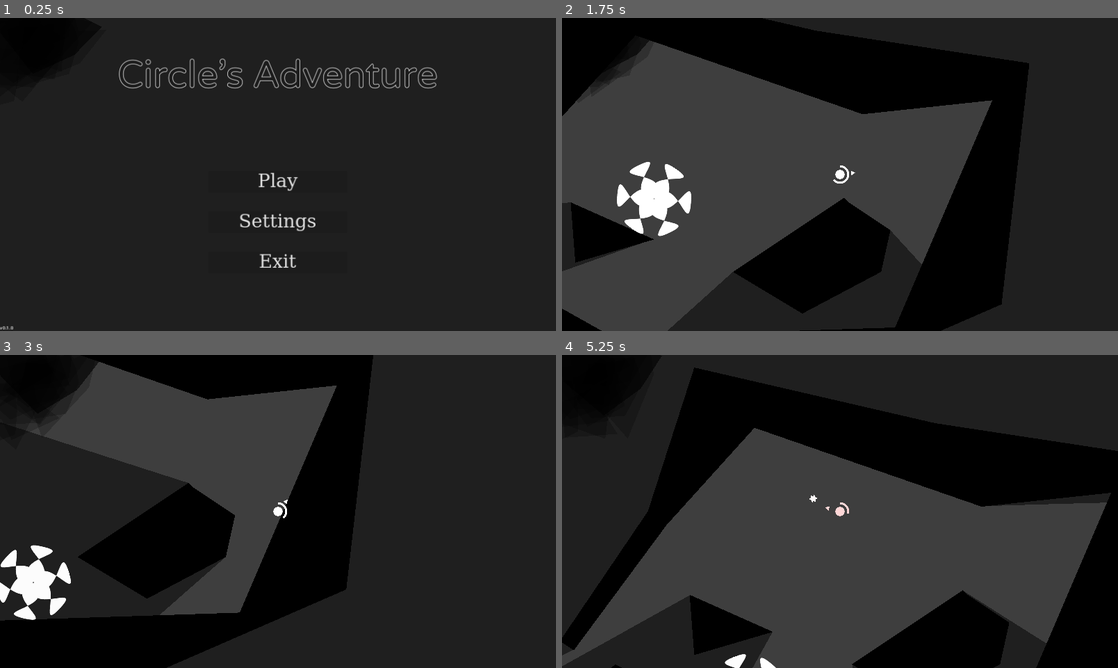
Above: before the commit, frames 1-4 (two rows, left to right).
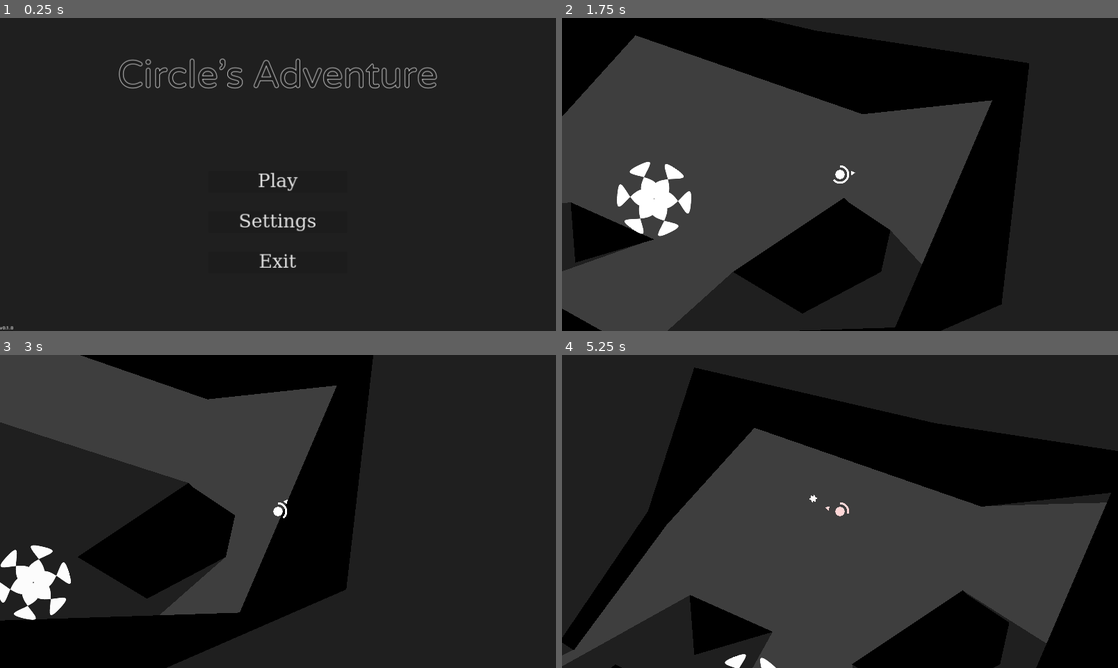
Above: after the commit, the same moments.

Repository: Quicksilver151/Circles-Adventure
Game: Godot game, scene res://Scenes/Menu.tscn
Two runs of this game, one before a commit and one after it. Both use one fixed random seed, a clock stepped at 60 frames per second and the inputs below.
Inputs (mouse positions are in pixels of both pictures, inside the frame that each line leads up to):
- Up to frame 1 (0.25 s): no input
- Up to frame 2 (1.75 s): click "Play" at 0.5 s; tap Enter (ui_accept) at 1.25, 1.52 s; move the mouse to (962, 158) at 1.27 s; hold Right (ui_right) from 1.28 s (still down); hold Shift (a_dash) from 1.28 s (still down)
- Up to frame 3 (3 s): move the mouse to (166, 527) at 2.02 s; release Right (ui_right) at 2.03 s; release Shift (a_dash) at 2.03 s; hold Down (ui_down) 2.03-2.78 s; tap Space (a_shoot) at 2.1 s; tap Enter (ui_accept) at 2.27 s; move the mouse to (333, 442) at 2.77 s; hold Right (ui_right) from 2.78 s (still down); hold Shift (a_dash) from 2.78 s (still down)
- Up to frame 4 (5.25 s): move the mouse to (812, 574) at 3.52 s; release Right (ui_right) at 3.53 s; release Shift (a_dash) at 3.53 s; hold Up (ui_up) 3.53-4.28 s; tap Space (a_shoot) at 3.6, 5.1 s; tap Enter (ui_accept) at 3.77, 4.52 s; move the mouse to (1006, 558) at 4.27 s; hold Shift (a_dash) 4.28-5.03 s; hold Left (ui_left) from 4.28 s (still down); move the mouse to (673, 464) at 5.02 s

The runs differ from the first frame. In frame 1, 2.1% of the frame differs, in the area x 0-14%, y 0-20%; in frame 2, 0.6%; in frame 3, 3.1%, in the area x 0-18%, y 0-24%; in frame 4, 2.2%.

Commit message:
very badly performing code for particles

Diff:
--- /dev/null
+++ b/Components/CustomParticles.gd
@@ -0,0 +1,16 @@
+extends Polygon2D
+class_name CustomParticles
+
+
+@export var particle_instance:PackedScene
+
+func _ready():
+	if !visible:
+		return
+
+	for i in polygon.size():
+		var particle = particle_instance.instantiate()
+		particle.position = polygon[i]
+		particle.rotation = i*PI
+		print(particle.rotation)
+		add_child(particle)
--- a/Objects/ObjectAssets/BGLayer.tscn
+++ b/Objects/ObjectAssets/BGLayer.tscn
@@ -1,29 +1,7 @@
-[gd_scene load_steps=6 format=3 uid="uid://bc3wbtkvrc7u3"]
+[gd_scene load_steps=7 format=3 uid="uid://bc3wbtkvrc7u3"]
 
-[sub_resource type="GDScript" id="GDScript_qobs4"]
-script/source = "extends CanvasLayer
-
-
-@onready var polygons_nodes = get_children()
-
-func _physics_process(delta):
-
-	for i in range(polygons_nodes.size()):
-		var node = polygons_nodes[i]
-		var x:int
-
-		match i%4:
-			0: x = 8
-			1: x = 2
-			2: x = -2
-			3: x = -8
-
-
-		node.rotation += (delta * x *0.02)
-
-
-
-"
+[ext_resource type="Script" path="res://Components/CustomParticles.gd" id="1_exxo5"]
+[ext_resource type="PackedScene" uid="uid://6olf1ngk7u4t" path="res://Objects/ObjectAssets/WarpedParticles.tscn" id="2_kupcg"]
 
 [sub_resource type="Gradient" id="Gradient_o04am"]
 offsets = PackedFloat32Array(0, 0.183673, 0.765306, 1)
@@ -64,74 +42,6 @@
 grow_vertical = 2
 mouse_filter = 2
 color = Color(0.121569, 0.121569, 0.121569, 1)
-
-[node name="Node2D" type="CanvasLayer" parent="."]
-script = SubResource("GDScript_qobs4")
-
-[node name="Polygon2D1" type="Polygon2D" parent="Node2D"]
-modulate = Color(0, 0, 0, 0.219608)
-position = Vector2(112, 80)
-polygon = PackedVector2Array(-48, -64, 0, -96, 32, -64, 96, -64, 96, 32, 32, 96, -64, 80, -32, 16)
-
-[node name="Polygon2D2" type="Polygon2D" parent="Node2D"]
-modulate = Color(0, 0, 0, 0.219608)
-position = Vector2(144, 96)
-polygon = PackedVector2Array(-64, -64, 0, -64, 80, -112, 112, -64, 128, -16, 96, 96, -16, 128, -80, 80, -64, -32)
-
-[node name="Polygon2D3" type="Polygon2D" parent="Node2D"]
-modulate = Color(0, 0, 0, 0.615686)
-position = Vector2(208, 48)
-polygon = PackedVector2Array(-16, -96, 144, -16, 48, 80, -96, 144, -208, 0, -208, -48, -272, -128, -112, -128)
-
-[node name="Polygon2D4" type="Polygon2D" parent="Node2D"]
-modulate = Color(0, 0, 0, 0.219608)
-position = Vector2(192, 64)
-polygon = PackedVector2Array(-112, -96, -32, -80, 64, -80, 80, -16, 176, -16, 80, 96, 5.88556, 122.469, -144, 176, -128, 48, -192, -32)
-
-[node name="Polygon2D5" type="Polygon2D" parent="Node2D"]
-modulate = Color(0, 0, 0, 0.219608)
-position = Vector2(48, 208)
-polygon = PackedVector2Array(-64, 0, -16, -160, 48, -80, 144, -64, 32, 80, -32, 32, -112, 48)
-
-[node name="Polygon2D6" type="Polygon2D" parent="Node2D"]
-modulate = Color(0, 0, 0, 0.219608)
-position = Vector2(48, 128)
-polygon = PackedVector2Array(-96, -64, 144, -144, 128, -48, 160, 0, 0, 96, -48, 64, -128, 32, -144, -32)
-
-[node name="Polygon2D7" type="Polygon2D" parent="Node2D"]
-modulate = Color(0, 0, 0, 0.219608)
-position = Vector2(-64, 240)
-polygon = PackedVector2Array(-112, -112, -144, 0, -16, 32, -16, 80, 112, 48, 128, -32, 128, -128, 0, -144, -48, -112)
-
-[node name="Polygon2D8" type="Polygon2D" parent="Node2D"]
-modulate = Color(0, 0, 0, 0.219608)
-position = Vector2(48, 80)
-polygon = PackedVector2Array(-128, -64, -144, 64, 32, 64, 160, 112, 176, -16, 240, -112, 48, -96, -48, -176, -64, -96)
-
-[node name="Polygon2D9" type="Polygon2D" parent="Node2D"]
-modulate = Color(0, 0, 0, 0.219608)
-position = Vector2(96, 112)
-polygon = PackedVector2Array(-176, -96, -160, -16, -176, 80, -48, 80, 96, 96, 128, -48, 64, -80, -16, -128, -80, -96)
-
-[node name="Polygon2D10" type="Polygon2D" parent="Node2D"]
-modulate = Color(0, 0, 0, 0.219608)
-position = Vector2(112, 64)
-polygon = PackedVector2Array(-96, -48, -64, 48, 48, 32, 128, 0, 128, -80, 32, -64, -16, -160, -80, -144, -160, -112, -160, -32)
-
-[node name="Polygon2D11" type="Polygon2D" parent="Node2D"]
-modulate = Color(0, 0, 0, 0.219608)
-position = Vector2(80, 16)
-polygon = PackedVector2Array(-64, -112, 80, -96, 64, -32, 240, 0, 32, 224, -160, 208, -224, 128, -176, 16, -224, -112)
-
-[node name="Polygon2D12" type="Polygon2D" parent="Node2D"]
-modulate = Color(0, 0, 0, 0.219608)
-position = Vector2(0, 48)
-polygon = PackedVector2Array(-48, -96, 0, -160, 48, -128, 144, -112, 240, -112, 224, 16, 128, 128, -80, 272, -240, -112)
-
-[node name="Polygon2D13" type="Polygon2D" parent="Node2D"]
-modulate = Color(0, 0, 0, 0.219608)
-position = Vector2(-32, 32)
-polygon = PackedVector2Array(-80, 0, -80, 48, -128, 160, -64, 192, 128, 48, 208, -80, 112, -144, -112, -80)
 
 [node name="ParallaxBackground" type="ParallaxBackground" parent="."]
 layer = -1
@@ -233,3 +143,12 @@
 
 [node name="WorldEnvironment" type="WorldEnvironment" parent="."]
 environment = SubResource("Environment_bkenv")
+
+[node name="CanvasLayer" type="CanvasLayer" parent="."]
+visible = false
+
+[node name="CustomParticles2" type="Polygon2D" parent="CanvasLayer"]
+color = Color(1, 1, 1, 0)
+polygon = PackedVector2Array(96, 128, 32, 16, 192, 64, 304, 16, 416, 32, 576, 32, 688, 16, 880, 16, 992, 32, 1088, 48, 1200, 16, 1296, 32, 1424, 0, 1520, 16, 1632, 16, 1712, 64, 1792, 48, 1888, 80, 1792, 160, 1872, 176, 1888, 240, 1904, 336, 1888, 480, 1872, 576, 1888, 656, 1888, 768, 1888, 880, 1792, 912, 1712, 960, 1824, 1040, 1680, 1072, 1552, 1104, 1424, 1120, 1216, 1104, 1040, 1104, 880, 1104, 688, 1104, 544, 1088, 368, 1088, 240, 1088, 128, 1040, 16, 1008, 160, 944, 48, 896, 16, 800, 0, 656, 16, 496, -16, 320, -16, 224, 0, 96)
+script = ExtResource("1_exxo5")
+particle_instance = ExtResource("2_kupcg")
--- /dev/null
+++ b/Objects/ObjectAssets/WarpedParticles.tscn
@@ -0,0 +1,101 @@
+[gd_scene load_steps=2 format=3 uid="uid://6olf1ngk7u4t"]
+
+[sub_resource type="GDScript" id="GDScript_qobs4"]
+script/source = "extends Node2D
+
+
+@onready var polygons_nodes = get_children()
+var offsets = []
+
+func _ready():
+	for i in polygons_nodes:
+		offsets.append(randi()%4)
+
+func _physics_process(delta):
+
+	for i in range(polygons_nodes.size()):
+		var node = polygons_nodes[i]
+
+		var y:int = offsets[i]
+		var x:int
+
+		match y%4:
+			0: x = 8
+			1: x = 2
+			2: x = -2
+			3: x = -8
+
+
+		node.rotation += (delta * x *0.02)
+
+
+
+"
+
+[node name="WarpedParticles" type="Node2D"]
+script = SubResource("GDScript_qobs4")
+
+[node name="Polygon2D1" type="Polygon2D" parent="."]
+modulate = Color(0, 0, 0, 0.286275)
+position = Vector2(112, 80)
+polygon = PackedVector2Array(-48, -64, 0, -96, 32, -64, 96, -64, 96, 32, 32, 96, -64, 80, -32, 16)
+
+[node name="Polygon2D2" type="Polygon2D" parent="."]
+modulate = Color(0, 0, 0, 0.286275)
+position = Vector2(144, 96)
+polygon = PackedVector2Array(-64, -64, 0, -64, 80, -112, 112, -64, 128, -16, 96, 96, -16, 128, -80, 80, -64, -32)
+
+[node name="Polygon2D3" type="Polygon2D" parent="."]
+modulate = Color(0, 0, 0, 0.286275)
+position = Vector2(208, 48)
+polygon = PackedVector2Array(-16, -96, 144, -16, 48, 80, -96, 144, -208, 0, -208, -48, -272, -128, -112, -128)
+
+[node name="Polygon2D4" type="Polygon2D" parent="."]
+modulate = Color(0, 0, 0, 0.286275)
+position = Vector2(192, 64)
+polygon = PackedVector2Array(-112, -96, -32, -80, 64, -80, 80, -16, 176, -16, 80, 96, 5.88556, 122.469, -144, 176, -128, 48, -192, -32)
+
+[node name="Polygon2D5" type="Polygon2D" parent="."]
+modulate = Color(0, 0, 0, 0.286275)
+position = Vector2(48, 208)
+polygon = PackedVector2Array(-64, 0, -16, -160, 48, -80, 144, -64, 32, 80, -32, 32, -112, 48)
+
+[node name="Polygon2D6" type="Polygon2D" parent="."]
+modulate = Color(0, 0, 0, 0.286275)
+position = Vector2(48, 128)
+polygon = PackedVector2Array(-96, -64, 144, -144, 128, -48, 160, 0, 0, 96, -48, 64, -128, 32, -144, -32)
+
+[node name="Polygon2D7" type="Polygon2D" parent="."]
+modulate = Color(0, 0, 0, 0.286275)
+position = Vector2(-64, 240)
+polygon = PackedVector2Array(-112, -112, -144, 0, -16, 32, -16, 80, 112, 48, 128, -32, 128, -128, 0, -144, -48, -112)
+
+[node name="Polygon2D8" type="Polygon2D" parent="."]
+modulate = Color(0, 0, 0, 0.286275)
+position = Vector2(48, 80)
+polygon = PackedVector2Array(-128, -64, -144, 64, 32, 64, 160, 112, 176, -16, 240, -112, 48, -96, -48, -176, -64, -96)
+
+[node name="Polygon2D9" type="Polygon2D" parent="."]
+modulate = Color(0, 0, 0, 0.286275)
+position = Vector2(96, 112)
+polygon = PackedVector2Array(-176, -96, -160, -16, -176, 80, -48, 80, 96, 96, 128, -48, 64, -80, -16, -128, -80, -96)
+
+[node name="Polygon2D10" type="Polygon2D" parent="."]
+modulate = Color(0, 0, 0, 0.286275)
+position = Vector2(112, 64)
+polygon = PackedVector2Array(-96, -48, -64, 48, 48, 32, 128, 0, 128, -80, 32, -64, -16, -160, -80, -144, -160, -112, -160, -32)
+
+[node name="Polygon2D11" type="Polygon2D" parent="."]
+modulate = Color(0, 0, 0, 0.286275)
+position = Vector2(80, 16)
+polygon = PackedVector2Array(-64, -112, 80, -96, 64, -32, 240, 0, 32, 224, -160, 208, -224, 128, -176, 16, -224, -112)
+
+[node name="Polygon2D12" type="Polygon2D" parent="."]
+modulate = Color(0, 0, 0, 0.286275)
+position = Vector2(0, 48)
+polygon = PackedVector2Array(-48, -96, 0, -160, 48, -128, 144, -112, 240, -112, 224, 16, 128, 128, -80, 272, -240, -112)
+
+[node name="Polygon2D13" type="Polygon2D" parent="."]
+modulate = Color(0, 0, 0, 0.286275)
+position = Vector2(-32, 32)
+polygon = PackedVector2Array(-80, 0, -80, 48, -128, 160, -64, 192, 128, 48, 208, -80, 112, -144, -112, -80)
